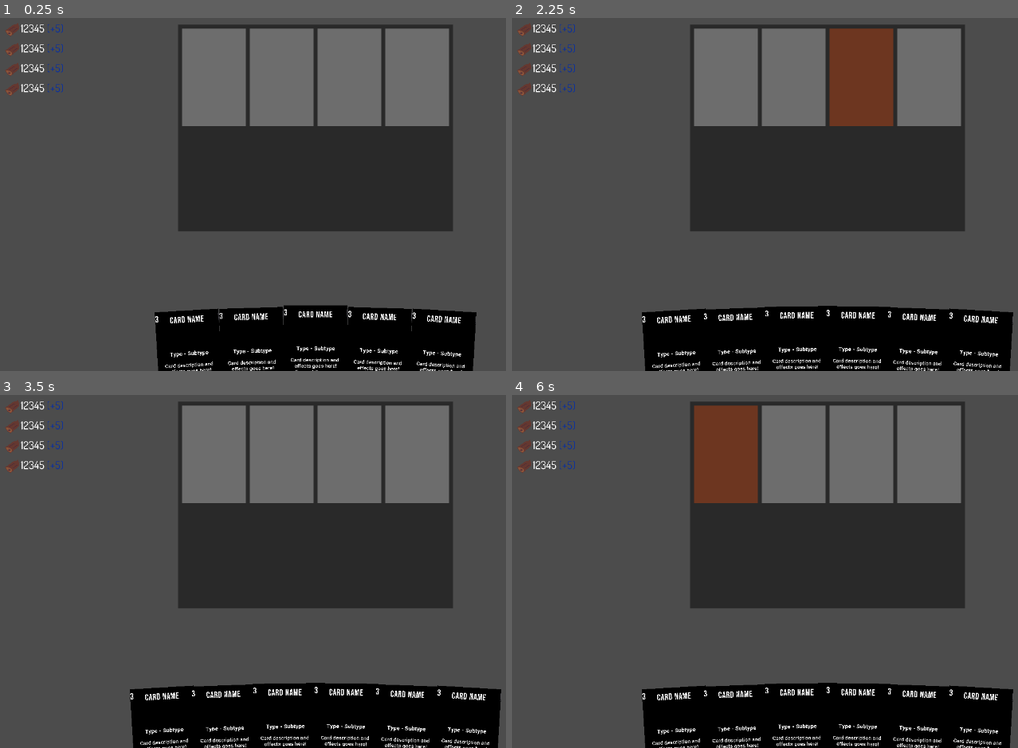
Above: before the commit, frames 1-4 (two rows, left to right).
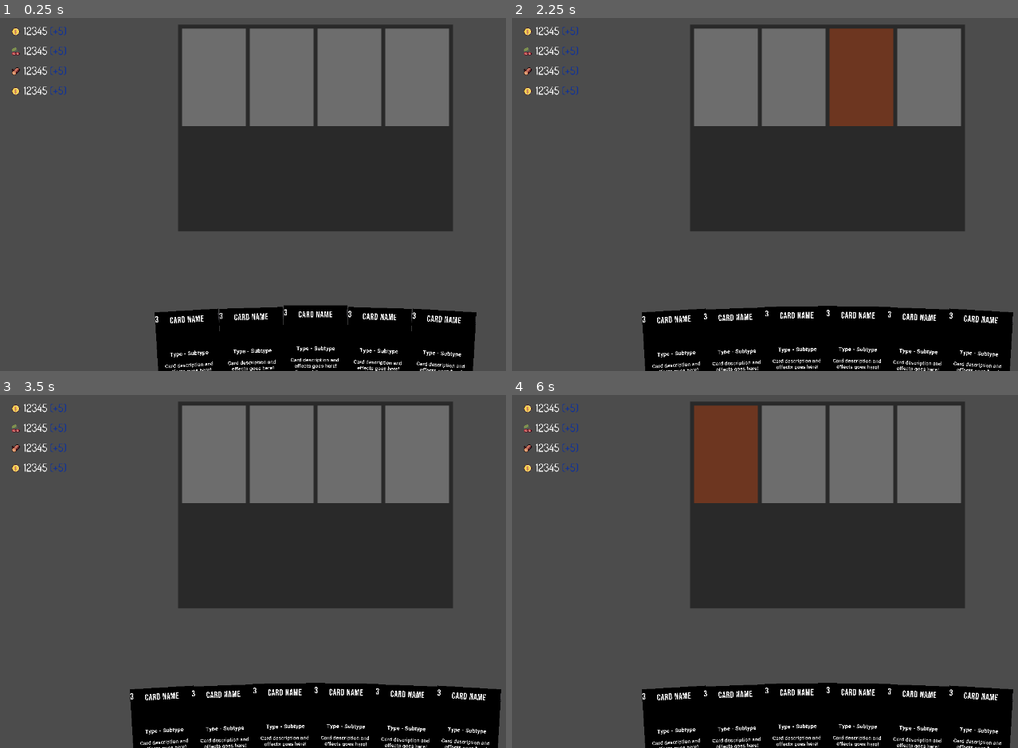
Above: after the commit, the same moments.

Repository: JoaquinLeonArg/LD51
Game: Godot game, scene res://Scenes/GameScene.tscn
The game is run twice, just before and just after one commit, with the same random seed, the same clock (stepped at 60 frames per second) and the same inputs.
Inputs (mouse positions are in pixels of both pictures, inside the frame that each line leads up to):
- Up to frame 1 (0.25 s): no input
- Up to frame 2 (2.25 s): tap Enter at 0.5, 2 s; move the mouse to (967, 173) at 0.52 s; press the mouse at (967, 173) at 0.53 s; hold Up (ui_up) 0.53-1.28 s; tap Space at 1.25 s; move the mouse to (699, 208) at 1.27 s; release the mouse at (699, 208) at 1.28 s; hold Down (ui_down) 1.28-2.03 s; click (699, 208) at 1.35 s; move the mouse to (891, 113) at 2.02 s; press the mouse at (891, 113) at 2.03 s; hold Up (ui_up) from 2.03 s (still down)
- Up to frame 3 (3.5 s): keep holding Up (ui_up); tap Space at 2.75 s; move the mouse to (283, 642) at 2.77 s; release the mouse at (283, 642) at 2.78 s; click (283, 642) at 2.85 s
- Up to frame 4 (6 s): tap Enter at 3.5 s; move the mouse to (outside the picture) at 3.52 s; release Up (ui_up) at 3.53 s; press the mouse at (outside the picture) at 3.53 s; hold Down (ui_down) 3.53-5.78 s; tap Space at 4.25 s; move the mouse to (638, 515) at 4.27 s; release the mouse at (638, 515) at 4.28 s; click (638, 515) at 4.35 s; move the mouse to (861, 567) at 5.02 s; press the mouse at (861, 567) at 5.03 s; move the mouse to (729, 479) at 5.77 s; release the mouse at (729, 479) at 5.78 s; hold Up (ui_up) from 5.78 s (still down); click (729, 479) at 5.85 s

The runs differ from the first frame. In frame 1, 0.7% of the frame differs, in the area x 1-14%, y 1-23%; in frame 2, 0.7%; in frame 3, 0.7%; in frame 4, 0.7%.
Error in both runs: Invalid get index 'name' (on base: 'Nil'). (res://Scripts/Classes/CardData.gd:50)

Commit message:
resources icons

Diff:
--- a/Components/ResourceArea.tscn
+++ b/Components/ResourceArea.tscn
@@ -1,8 +1,10 @@
-[gd_scene load_steps=5 format=2]
+[gd_scene load_steps=7 format=2]
 
-[ext_resource path="res://RawResources/Graphics/icon_wood.png" type="Texture" id=1]
 [ext_resource path="res://Resources/DosisRegular.tres" type="DynamicFont" id=2]
 [ext_resource path="res://Scripts/ResourceArea.gd" type="Script" id=3]
+[ext_resource path="res://RawResources/Graphics/wood_ico.png" type="Texture" id=4]
+[ext_resource path="res://RawResources/Graphics/food_ico.png" type="Texture" id=5]
+[ext_resource path="res://RawResources/Graphics/coin_ico.png" type="Texture" id=6]
 
 [sub_resource type="Theme" id=1]
 default_font = ExtResource( 2 )
@@ -11,19 +13,19 @@
 script = ExtResource( 3 )
 
 [node name="PeopleIcon" type="Sprite" parent="."]
-texture = ExtResource( 1 )
+texture = ExtResource( 6 )
 
 [node name="FoodIcon" type="Sprite" parent="."]
 position = Vector2( 0, 40 )
-texture = ExtResource( 1 )
+texture = ExtResource( 5 )
 
 [node name="WoodIcon" type="Sprite" parent="."]
 position = Vector2( 0, 80 )
-texture = ExtResource( 1 )
+texture = ExtResource( 4 )
 
 [node name="GoldIcon" type="Sprite" parent="."]
 position = Vector2( 0, 120 )
-texture = ExtResource( 1 )
+texture = ExtResource( 6 )
 
 [node name="PeopleCount" type="RichTextLabel" parent="."]
 margin_left = 16.0
--- a/Scenes/GameScene.tscn
+++ b/Scenes/GameScene.tscn
@@ -13,4 +13,4 @@
 position = Vector2( 640, 23 )
 
 [node name="ResourceArea" parent="." instance=ExtResource( 3 )]
-position = Vector2( 32, 32 )
+position = Vector2( 38, 37 )
--- a/Scripts/Classes/ResourceData.gd
+++ b/Scripts/Classes/ResourceData.gd
@@ -1,50 +1,50 @@
 enum ResourceType {PEOPLE, FOOD, WOOD, GOLD}
 
 class ResourceData:
-    var ui_owner: Node2D
-    var resources: Dictionary = {
-        ResourceType.PEOPLE: 10,
-        ResourceType.FOOD: 15,
-        ResourceType.WOOD: 20,
-        ResourceType.GOLD: 25,
-    }
-    var resource_max: Dictionary = {
-        ResourceType.PEOPLE: 999,
-        ResourceType.FOOD: 50,
-        ResourceType.WOOD: 100,
-        ResourceType.GOLD: 200,
-    }
-    var resource_mod_mult: Dictionary = {
-        ResourceType.PEOPLE: 1.0,
-        ResourceType.FOOD: 1.0,
-        ResourceType.WOOD: 1.0,
-        ResourceType.GOLD: 1.0,
-    }
-    var resource_maintenance: Dictionary = {
-        ResourceType.PEOPLE: 1,
-        ResourceType.FOOD: 3,
-        ResourceType.WOOD: 0,
-        ResourceType.GOLD: 0,
-    }
-    var resource_production: Dictionary = {
-        ResourceType.PEOPLE: 0,
-        ResourceType.FOOD: 0,
-        ResourceType.WOOD: 0,
-        ResourceType.GOLD: 0,
-    }
+	var ui_owner: Node2D
+	var resources: Dictionary = {
+		ResourceType.PEOPLE: 10,
+		ResourceType.FOOD: 15,
+		ResourceType.WOOD: 20,
+		ResourceType.GOLD: 25,
+	}
+	var resource_max: Dictionary = {
+		ResourceType.PEOPLE: 999,
+		ResourceType.FOOD: 50,
+		ResourceType.WOOD: 100,
+		ResourceType.GOLD: 200,
+	}
+	var resource_mod_mult: Dictionary = {
+		ResourceType.PEOPLE: 1.0,
+		ResourceType.FOOD: 1.0,
+		ResourceType.WOOD: 1.0,
+		ResourceType.GOLD: 1.0,
+	}
+	var resource_maintenance: Dictionary = {
+		ResourceType.PEOPLE: 1,
+		ResourceType.FOOD: 3,
+		ResourceType.WOOD: 0,
+		ResourceType.GOLD: 0,
+	}
+	var resource_production: Dictionary = {
+		ResourceType.PEOPLE: 0,
+		ResourceType.FOOD: 0,
+		ResourceType.WOOD: 0,
+		ResourceType.GOLD: 0,
+	}
 
-    signal resource_changed(resource_type, new_amount, old_amount)
+	signal resource_changed(resource_type, new_amount, old_amount)
 
-    func _init():
-        print("Resource system starting up")
-    func gain_resource(_resource_type: int, _amount: int):
-        var old = self.resources[_resource_type]
-        self.resources[_resource_type] += _amount * self.resource_mod_mult[_resource_type]
-        self.resources[_resource_type] = max(self.resources[_resource_type], self.resource_max[_resource_type])
-        emit_signal("resource_changed", _resource_type, old, self.resources[_resource_type], resource_production[_resource_type] - resource_maintenance[_resource_type])
-    func resource_tick():
-        for resource in [ResourceType.PEOPLE, ResourceType.FOOD]:
-            var old = self.resources[resource]
-            self.resources[resource] += self.resource_production[resource] - self.resource_maintenance[resource]
-            self.resources[resource] = min(self.resources[resource], 0)
-            emit_signal("resource_changed", resource, old, self.resources[resource], resource_production[resource] - resource_maintenance[resource])
+	func _init():
+		print("Resource system starting up")
+	func gain_resource(_resource_type: int, _amount: int):
+		var old = self.resources[_resource_type]
+		self.resources[_resource_type] += _amount * self.resource_mod_mult[_resource_type]
+		self.resources[_resource_type] = max(self.resources[_resource_type], self.resource_max[_resource_type])
+		emit_signal("resource_changed", _resource_type, old, self.resources[_resource_type], resource_production[_resource_type] - resource_maintenance[_resource_type])
+	func resource_tick():
+		for resource in [ResourceType.PEOPLE, ResourceType.FOOD]:
+			var old = self.resources[resource]
+			self.resources[resource] += self.resource_production[resource] - self.resource_maintenance[resource]
+			self.resources[resource] = min(self.resources[resource], 0)
+			emit_signal("resource_changed", resource, old, self.resources[resource], resource_production[resource] - resource_maintenance[resource])
Binary file added: RawResources/Graphics/coin_ico.png
Not shown, changed: RawResources/Graphics/coin_ico.png.import
Binary file added: RawResources/Graphics/food_ico.png
Not shown, added: RawResources/Graphics/food_ico.png.import
Binary file removed: RawResources/Graphics/icon_wood.png
Binary file added: RawResources/Graphics/wood_ico.png
Not shown, added: RawResources/Graphics/wood_ico.png.import
